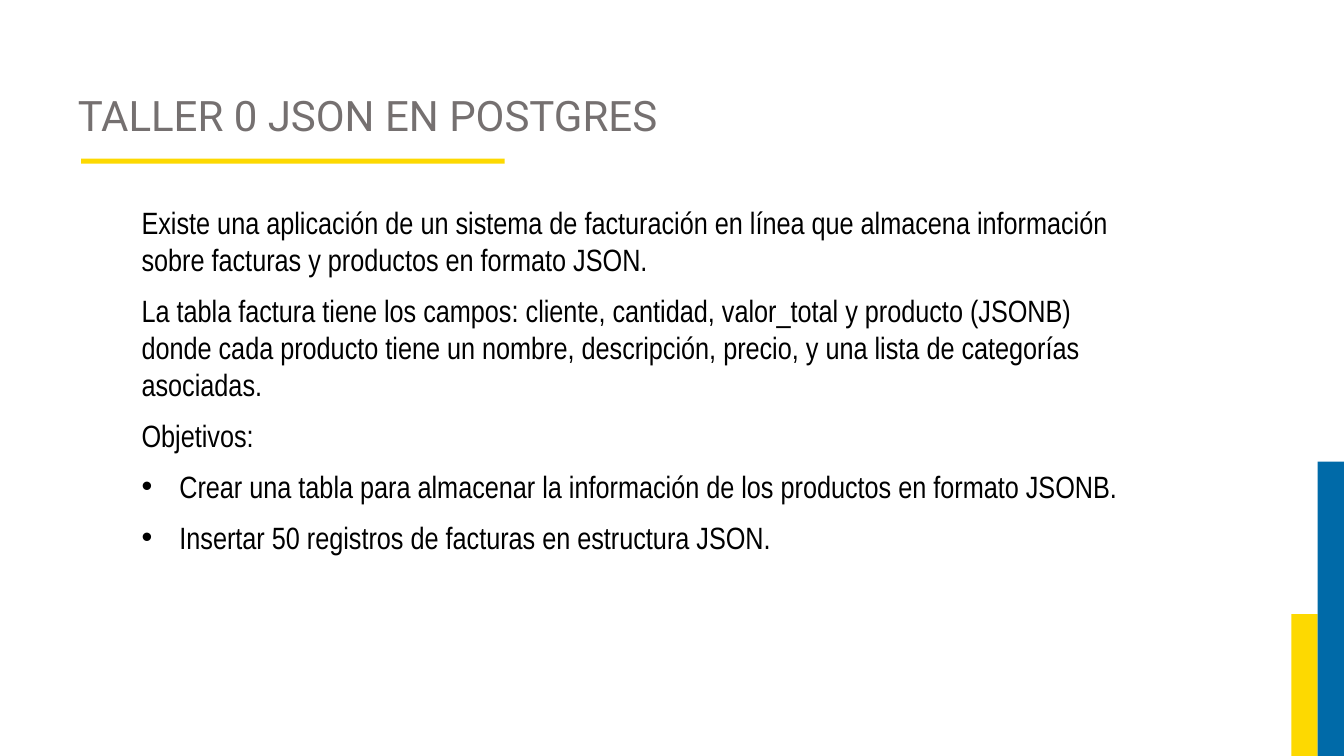
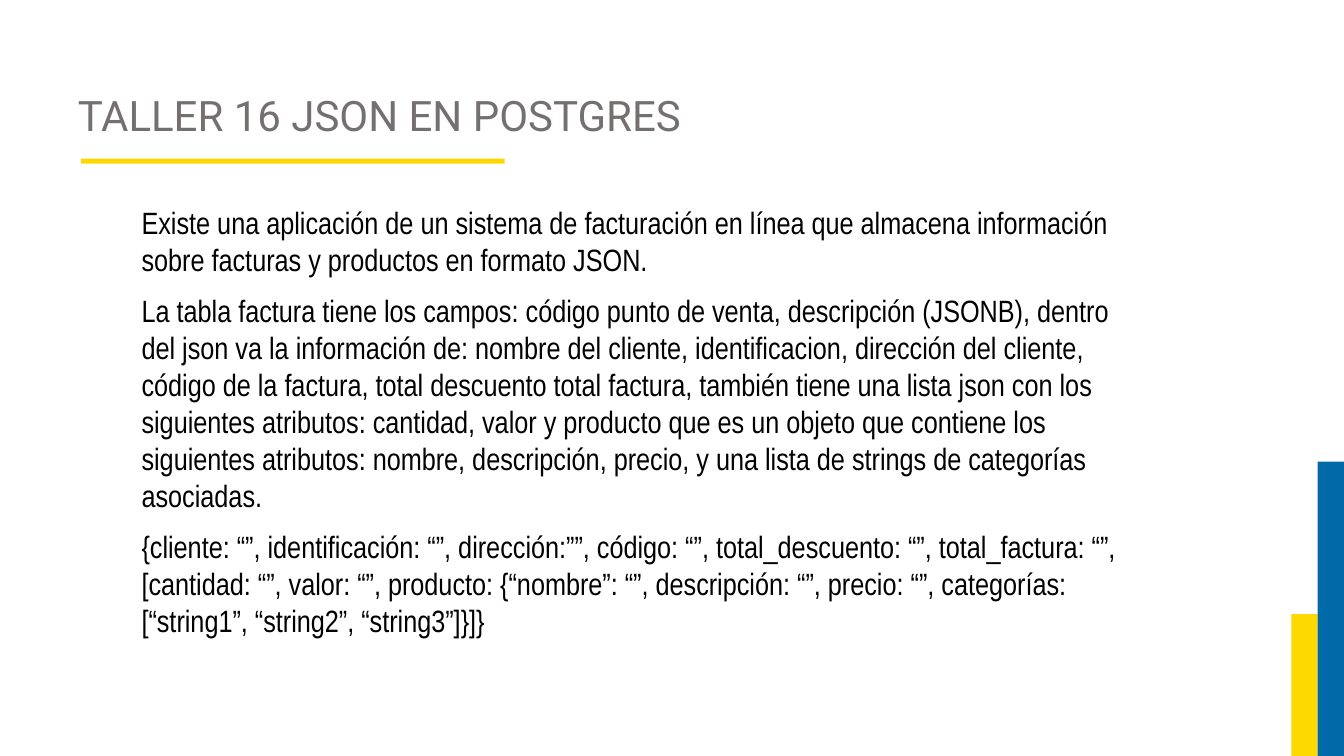
Before and after one commit to JorgeAlejandroAguirreGutierrez/proyecto-luis, a slide deck: slide 140 of Curso Base de Datos 2/DIAPOSITIVAS BASES DE DATOS 2.pptx (slide 149 before the commit). Drawn at 1344x756 pixels with LibreOffice and Linux fonts; fonts in the diff are those of the drawing; background and template pictures are left out. Boxes give left, top, right and bottom in pixels: in the first picture for what was removed or moved away, otherwise in the second. Text is boxed around its words. In the diff, an @@ line names an element or a change of style, - is before the commit and + after.

```diff
--- a/Curso Base de Datos 2/DIAPOSITIVAS BASES DE DATOS 2.pptx
+++ b/Curso Base de Datos 2/DIAPOSITIVAS BASES DE DATOS 2.pptx
@@ title at (78,101,681,132): text changed @@
-TALLER 0 JSON EN POSTGRES
+TALLER 16 JSON EN POSTGRES
@@ text at (142,299,1108,638): text changed @@
-La tabla factura tiene los campos: cliente, cantidad, valor_total y producto (JSONB) donde cada producto tiene un nombre, descripción, precio, y una lista de categorías asociadas.
-Objetivos:
-• Crear una tabla para almacenar la información de los productos en formato JSONB.
-• Insertar 50 registros de facturas en estructura JSON.
+La tabla factura tiene los campos: código punto de venta, descripción (JSONB), dentro del json va la información de: nombre del cliente, identificacion, dirección del cliente, código de la factura, total descuento total factura, también tiene una lista json con los siguientes atributos: cantidad, valor y producto que es un objeto que contiene los siguientes atributos: nombre, descripción, precio, y una lista de strings de categorías asociadas.
+{cliente: “”, identificación: “”, dirección:””, código: “”, total_descuento: “”, total_factura: “”, [cantidad: “”, valor: “”, producto: {“nombre”: “”, descripción: “”, precio: “”, categorías: [“string1”, “string2”, “string3”]}]}
```
Also in this commit, not shown: 19 other slides changed, 44 slides added, 20 slides removed, 13 other files.
